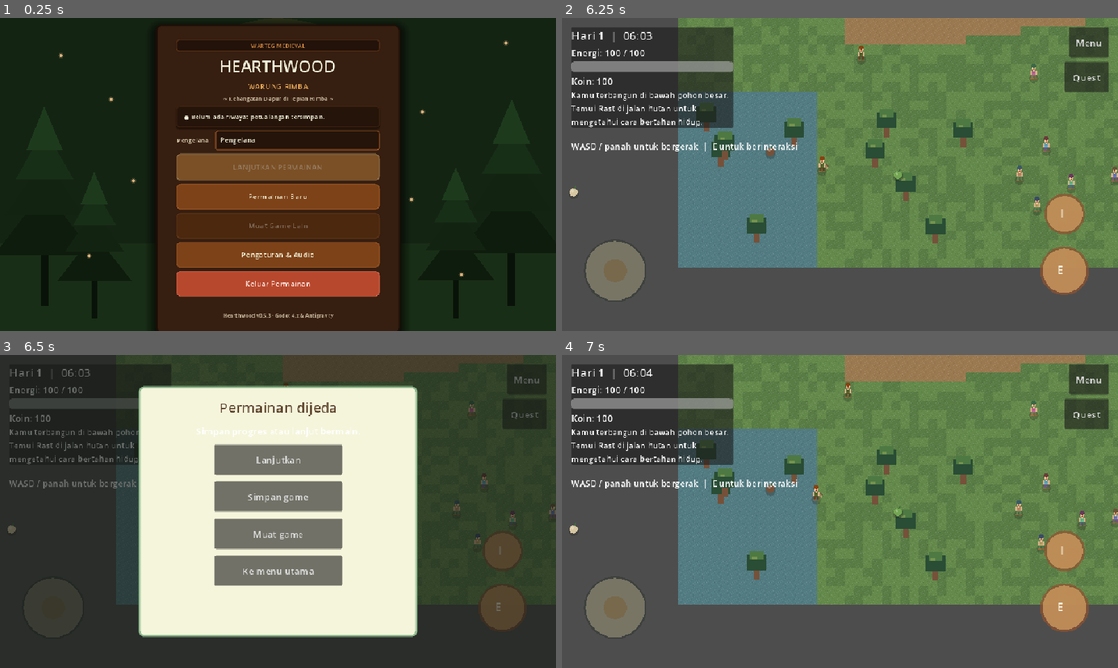
Above: before the commit, frames 1-4 (two rows, left to right).
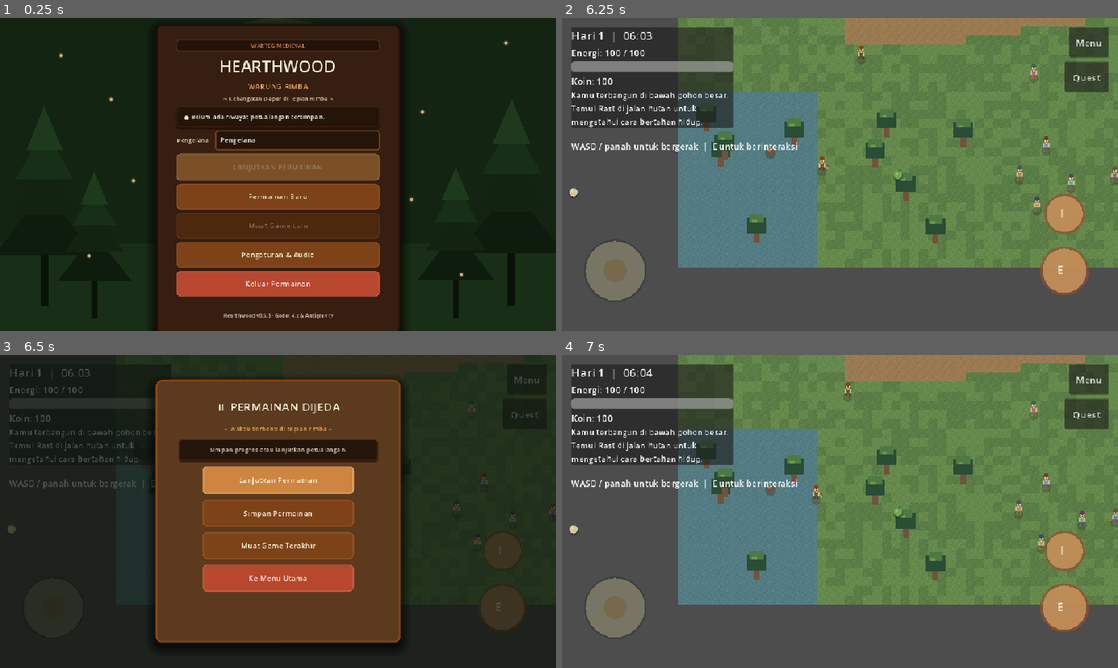
Above: after the commit, the same moments.

Repository: FerrDxD/hearthwood-rimba
Game: Godot game, scene res://scenes/MainMenu.tscn
The game is run twice, just before and just after one commit, with the same random seed, the same clock (stepped at 60 frames per second) and the same inputs. Sound files missing from this copy of the repository are replaced by a short silence.
Inputs (mouse positions are in pixels of both pictures, inside the frame that each line leads up to):
- Up to frame 1 (0.25 s): no input
- Up to frame 2 (6.25 s): click "Permainan Baru" at 0.5 s; tap Enter at 1.25 s; drag from (840, 174) to (840, 318) at 1.27 s; click "Quest" at 2 s; click "Menu" at 2.75 s; drag from (728, 190) to (840, 318) at 3.52 s; move the mouse to (895, 105) at 4.27 s; hold D (move_right) 4.28-5 s; hold E (interact) 4.28-5 s; drag from (812, 237) to (840, 309) at 5.02 s; move the mouse to (1006, 221) at 5.77 s; hold A (move_left) from 5.78 s (still down); hold E (interact) from 5.78 s (still down)
- Up to frame 3 (6.5 s): keep holding A (move_left); keep holding E (interact); tap Escape (ui_cancel) at 6.4 s
- Up to frame 4 (7 s): release A (move_left) at 6.5 s; release E (interact) at 6.5 s; click "Lanjutkan" (after the commit: "Lanjutkan Permainan") at 6.5 s

Frames 1-2 are identical in both runs. In frame 3, 45% of the frame differs, in the area x 1-100%, y 4-95%; in frame 4, nothing differs.

Commit message:
feat(ui): tingkatkan visual pause menu dengan tema kayu kedai taktil

Diff:
--- a/scripts/ui/PauseMenu.gd
+++ b/scripts/ui/PauseMenu.gd
@@ -1,5 +1,7 @@
 extends CanvasLayer
 class_name HearthwoodPauseMenu
+
+const HearthwoodThemeHelper := preload("res://scripts/ui/UIThemeHelper.gd")
 
 signal save_requested
 signal load_requested
@@ -41,67 +43,97 @@
 
 	var shade := ColorRect.new()
 	shade.set_anchors_and_offsets_preset(Control.PRESET_FULL_RECT)
-	shade.color = Color(0.08, 0.1, 0.08, 0.62)
+	shade.color = Color(0.04, 0.07, 0.04, 0.72)
 	shade.mouse_filter = Control.MOUSE_FILTER_IGNORE
 	_interface.add_child(shade)
 
 	var panel := PanelContainer.new()
-	panel.anchor_left = 0.25
-	panel.anchor_top = 0.1
-	panel.anchor_right = 0.75
-	panel.anchor_bottom = 0.9
+	panel.anchor_left = 0.28
+	panel.anchor_top = 0.08
+	panel.anchor_right = 0.72
+	panel.anchor_bottom = 0.92
 	_interface.add_child(panel)
 
-	var panel_style := StyleBoxFlat.new()
-	panel_style.bg_color = Color("#f5f5dc")
-	panel_style.border_color = Color("#8fbc8f")
-	panel_style.set_border_width_all(3)
-	panel_style.set_corner_radius_all(8)
-	panel_style.content_margin_left = 20.0
-	panel_style.content_margin_top = 18.0
-	panel_style.content_margin_right = 20.0
-	panel_style.content_margin_bottom = 18.0
-	panel.add_theme_stylebox_override("panel", panel_style)
+	panel.add_theme_stylebox_override(
+		"panel",
+		HearthwoodThemeHelper.create_tavern_panel_style(
+			HearthwoodThemeHelper.COLOR_PAUSE_WOOD,
+			HearthwoodThemeHelper.COLOR_BROWN,
+			10,
+			3
+		)
+	)
+
+	var margin := MarginContainer.new()
+	margin.add_theme_constant_override("margin_left", 24)
+	margin.add_theme_constant_override("margin_top", 16)
+	margin.add_theme_constant_override("margin_right", 24)
+	margin.add_theme_constant_override("margin_bottom", 16)
+	panel.add_child(margin)
 
 	var layout := VBoxContainer.new()
-	layout.add_theme_constant_override("separation", 12)
-	panel.add_child(layout)
+	layout.add_theme_constant_override("separation", 10)
+	margin.add_child(layout)
 
 	var title := Label.new()
-	title.text = "Permainan dijeda"
+	title.text = "⏸ PERMAINAN DIJEDA"
 	title.horizontal_alignment = HORIZONTAL_ALIGNMENT_CENTER
-	title.add_theme_font_size_override("font_size", 24)
-	title.add_theme_color_override("font_color", Color("#5d422c"))
+	title.add_theme_font_size_override("font_size", 20)
+	title.add_theme_color_override("font_color", HearthwoodThemeHelper.COLOR_CREAM)
 	layout.add_child(title)
 
+	var subtitle := Label.new()
+	subtitle.text = "~ Waktu berhenti di tepian rimba ~"
+	subtitle.horizontal_alignment = HORIZONTAL_ALIGNMENT_CENTER
+	subtitle.add_theme_font_size_override("font_size", 11)
+	subtitle.add_theme_color_override("font_color", HearthwoodThemeHelper.COLOR_GOLD_AMBER)
+	layout.add_child(subtitle)
+
+	var status_card := PanelContainer.new()
+	status_card.add_theme_stylebox_override(
+		"panel",
+		HearthwoodThemeHelper.create_sunken_slot_style()
+	)
+	layout.add_child(status_card)
+
+	var status_margin := MarginContainer.new()
+	status_margin.add_theme_constant_override("margin_left", 10)
+	status_margin.add_theme_constant_override("margin_top", 6)
+	status_margin.add_theme_constant_override("margin_right", 10)
+	status_margin.add_theme_constant_override("margin_bottom", 6)
+	status_card.add_child(status_margin)
+
 	_status_label = Label.new()
-	_status_label.text = "Simpan progres atau lanjut bermain."
+	_status_label.text = "Simpan progres atau lanjutkan petualangan."
 	_status_label.horizontal_alignment = HORIZONTAL_ALIGNMENT_CENTER
 	_status_label.autowrap_mode = TextServer.AUTOWRAP_WORD_SMART
-	layout.add_child(_status_label)
+	_status_label.add_theme_font_size_override("font_size", 11)
+	_status_label.add_theme_color_override("font_color", HearthwoodThemeHelper.COLOR_CREAM_MUTED)
+	status_margin.add_child(_status_label)
 
-	var resume_button := _create_button("Lanjutkan")
+	var resume_button := _create_button("Lanjutkan Permainan", "hero", 48.0)
 	resume_button.pressed.connect(close_menu)
 	layout.add_child(resume_button)
 
-	var save_button := _create_button("Simpan game")
+	var save_button := _create_button("Simpan Permainan", "secondary", 46.0)
 	save_button.pressed.connect(_on_save_pressed)
 	layout.add_child(save_button)
 
-	var load_button := _create_button("Muat game")
+	var load_button := _create_button("Muat Game Terakhir", "secondary", 46.0)
 	load_button.pressed.connect(_on_load_pressed)
 	layout.add_child(load_button)
 
-	var main_menu_button := _create_button("Ke menu utama")
+	var main_menu_button := _create_button("Ke Menu Utama", "danger", 46.0)
 	main_menu_button.pressed.connect(_on_main_menu_pressed)
 	layout.add_child(main_menu_button)
 
 
-func _create_button(button_text: String) -> Button:
+func _create_button(button_text: String, type: String = "secondary", min_h: float = 46.0) -> Button:
 	var button := Button.new()
 	button.text = button_text
-	button.custom_minimum_size = Vector2(220.0, 52.0)
+	button.custom_minimum_size = Vector2(260.0, min_h)
 	button.size_flags_horizontal = Control.SIZE_SHRINK_CENTER
+	HearthwoodThemeHelper.apply_3d_button(button, type, min_h, 13)
 	return button
 
 
